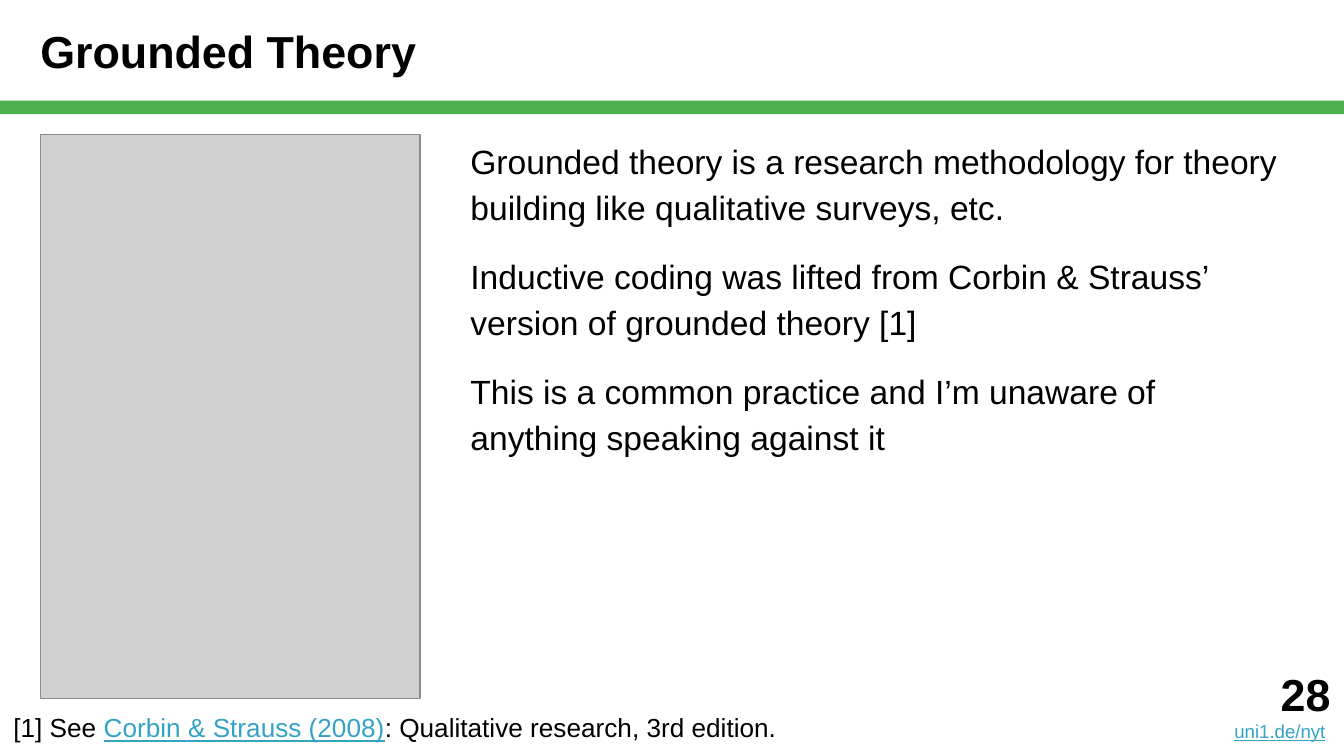
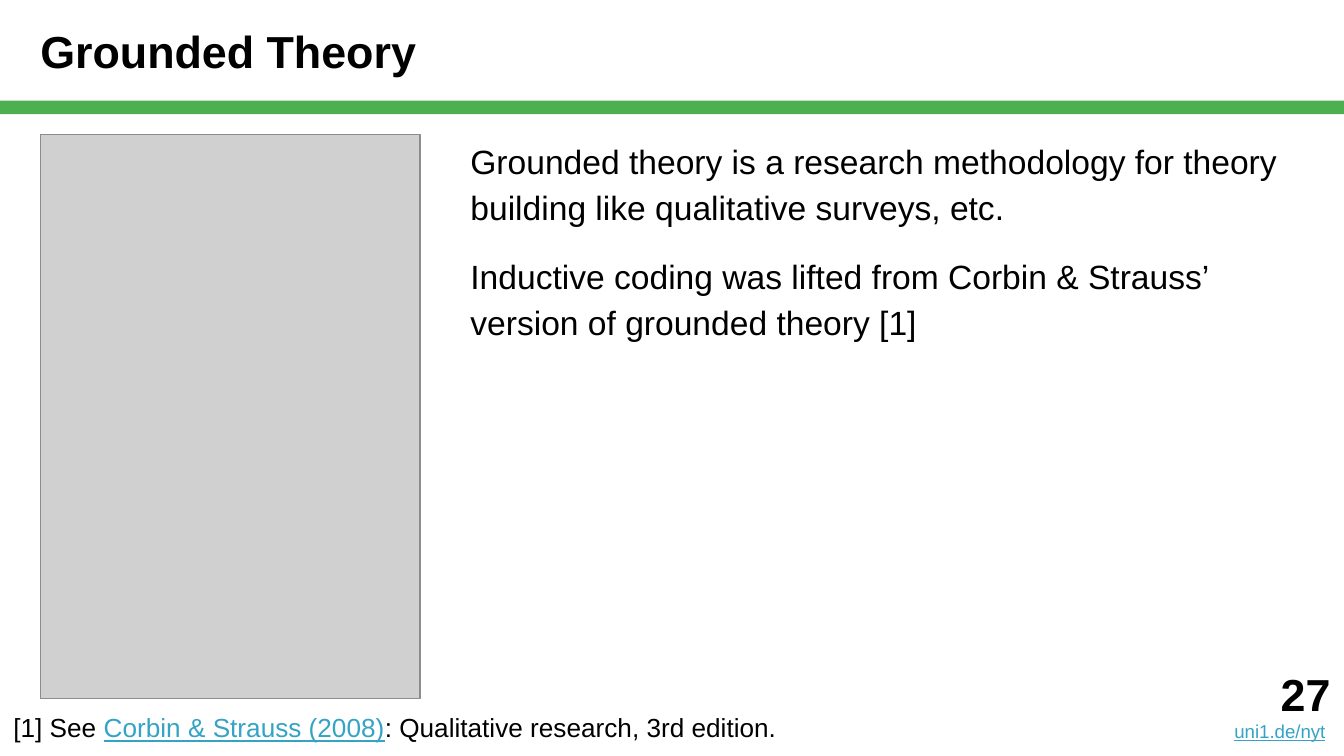
Before and after one commit to dirkriehle/nyt-course, a slide deck: slide 27 of Lecture slides/NYT B03 - Qualitative Data Analysis.pptx (slide 28 before the commit). Drawn at 1344x756 pixels with LibreOffice and Linux fonts; fonts in the diff are those of the drawing; grey boxes stand for pictures. Boxes give left, top, right and bottom in pixels: in the first picture for what was removed or moved away, otherwise in the second. Text is boxed around its words. In the diff, an @@ line names an element or a change of style, - is before the commit and + after.

```diff
--- a/Lecture slides/NYT B03 - Qualitative Data Analysis.pptx
+++ b/Lecture slides/NYT B03 - Qualitative Data Analysis.pptx
@@ text at [470, 379, 1155, 456]: paragraph removed @@
-This is a common practice and I’m unaware of anything speaking against it
@@ text at [1281, 679, 1331, 711]: text changed @@
-28
+27
```
Also in this commit, not shown: 13 other slides changed, 4 slides added, 3 slides removed, 1 other file.
